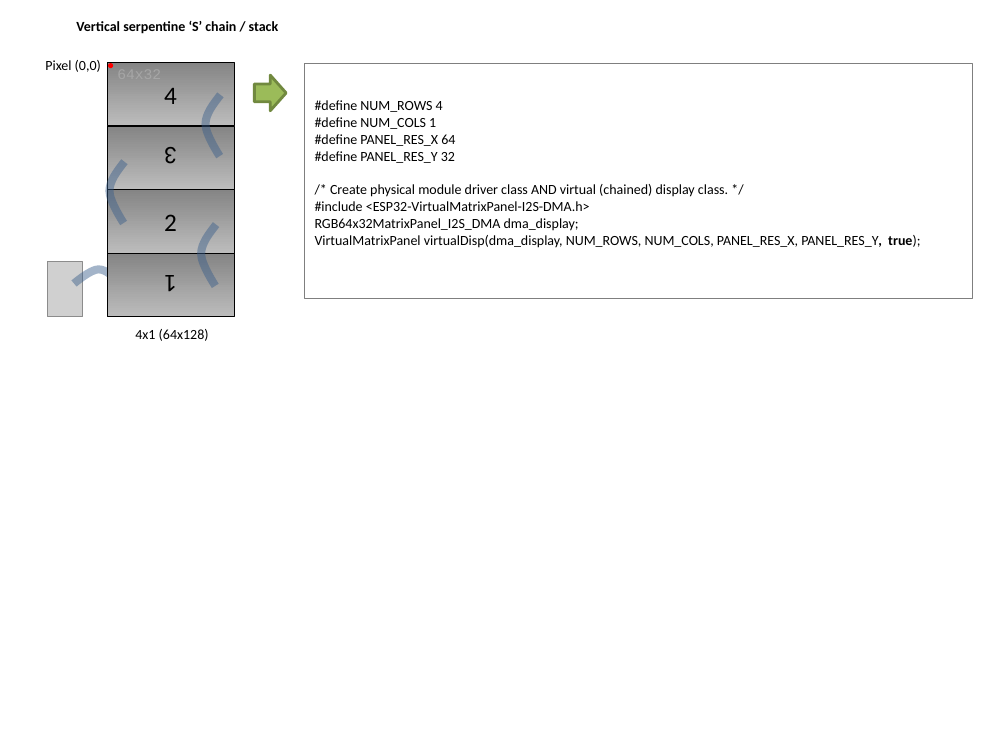
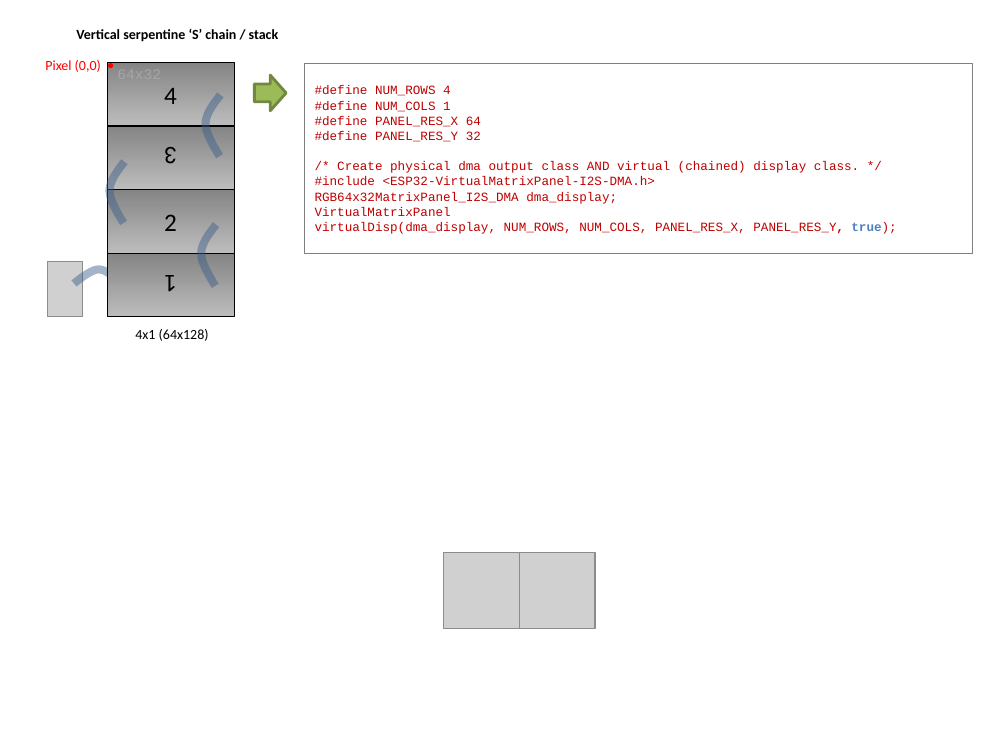
Before and after one commit to mrcodetastic/ESP32-HUB75-MatrixPanel-DMA, a slide deck: slide 2 of examples/ChainedPanels/ChainedPanels.odp. Drawn at 1008x756 pixels with LibreOffice and Linux fonts; fonts in the diff are those of the drawing; grey boxes stand for pictures. Boxes give left, top, right and bottom in pixels: in the first picture for what was removed or moved away, otherwise in the second. Text is boxed around its words. In the diff, an @@ line names an element or a change of style, - is before the commit and + after.

Commit message:
Update chainedpanels documentation
To match new dev branch changes @vortigont has implemented

```diff
--- a/examples/ChainedPanels/ChainedPanels.odp
+++ b/examples/ChainedPanels/ChainedPanels.odp
@@ text "Vertical serpentine ‘S’ chain / ...": place and size @@
-text "Vertical serpentine ‘S’ chain / ..." at box(76, 21, 279, 34)
+text "Vertical serpentine ‘S’ chain / ..." at box(76, 29, 279, 42)
@@ text "Pixel (0,0)" at box(45, 60, 101, 72): text colour #000000 to #FF0000 @@
@@ freeform shape "#define NUM_ROWS 4": place and size @@
-freeform shape "#define NUM_ROWS 4" at box(304, 64, 972, 299)
+freeform shape "#define NUM_ROWS 4" at box(304, 64, 972, 253)
@@ text in freeform shape at box(315, 85, 896, 234): size 10 to 9 pt, font Calibri to Courier New, text colour #000000 to #C00000 in "#define NUM_ROWS 4", "#define NUM_COLS 1 #define PANEL_RES_X 64 #define ...", "#include <ESP32-VirtualMatrixPanel-I2S-DMA.h>", "RGB64x32MatrixPanel_I2S_DMA dma_display;" and 1 more places; text colour #000000 to #4F81BD in "true);" @@
@@ text in freeform shape at box(337, 161, 859, 173): text changed; size 10 to 9 pt; font Calibri to Courier New; text colour #000000 to #C00000 @@
-/* Create physical module driver class AND virtual (chained) display class. */
+/* Create physical dma output class AND virtual (chained) display class. */
@@ picture added at box(444, 552, 519, 628) @@
@@ picture added at box(519, 552, 595, 628) @@
```
Also in this commit, not shown: 1 other slide changed, 1 other file.
